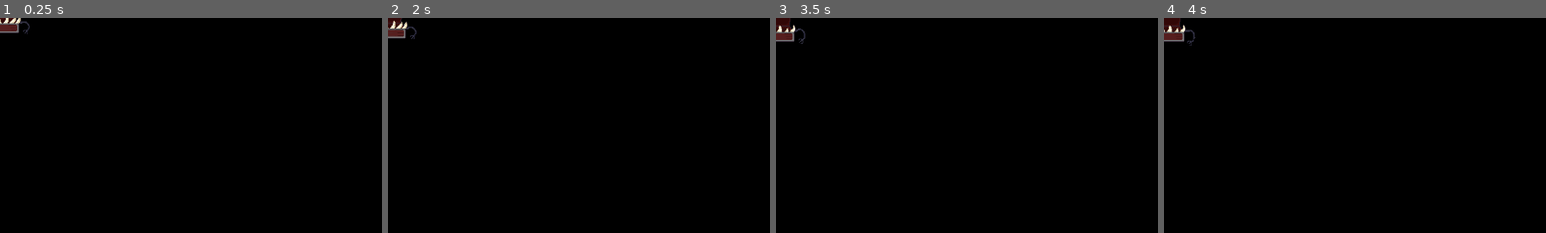
Above: before the commit, frames 1-4 (left to right).
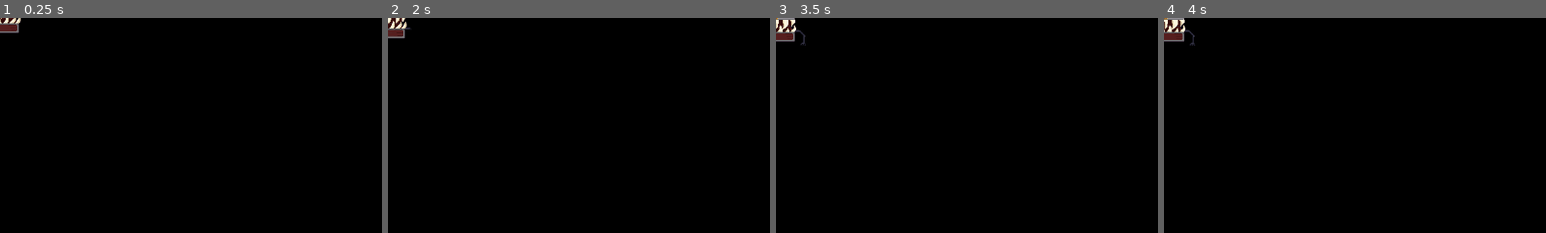
Above: after the commit, the same moments.

Repository: mtab-dev/bulletspeel
Game: Godot game, scene res://scenes/enemies/mimic.tscn
The game is run twice, just before and just after one commit, with the same random seed, the same clock (stepped at 60 frames per second) and the same inputs. This scene is started directly instead of the project's main scene.
Inputs (mouse positions are % of the whole screen's width and height, from its top left):
- Up to frame 1 (0.25 s): no input
- Up to frame 2 (2 s): tap Enter at 0.5 s; move the mouse to (72, 45) at 0.52 s; hold D (right) 0.53-1.25 s; click (72, 45) at 0.67 s; tap Space at 1.25 s; drag from (30, 55) to (45, 70) at 1.27 s
- Up to frame 3 (3.5 s): move the mouse to (60, 28) at 2.02 s; hold D (right) 2.03-2.75 s; drag from (45, 70) to (20, 35) at 2.77 s
- Up to frame 4 (4 s): move the mouse to (80, 65) at 3.52 s; hold A (left) from 3.53 s (still down)
The pictures show only the part of the screen within x 0-50%, y 0-50%; the shares and areas given below are measured in that part.

The runs differ from the first frame. In frame 1, less than 0.1% of the frame differs, in the area x 0-8%, y 0-8%; in frame 2, 0.2%; in frame 3, 0.3%, in the area x 0-8%, y 0-13%; in frame 4, 0.2%.
Error in both runs: Invalid access to property or key 'global_position' on a base object of type 'null instance'. (res://scripts/enemies/mimic/idleState.gd:29)

Commit message:
fix: mimic damage

Diff:
--- a/project.godot
+++ b/project.godot
@@ -23,6 +23,7 @@
 
 [display]
 
+window/size/mode=2
 window/size/resizable=false
 window/stretch/mode="viewport"
 
--- a/scenes/levels/level_one.tscn
+++ b/scenes/levels/level_one.tscn
@@ -1180,7 +1180,7 @@
 shape = SubResource("RectangleShape2D_khe0q")
 
 [node name="slingDetect" type="Area2D" parent="."]
-position = Vector2(-685, -338)
+position = Vector2(604, 387)
 
 [node name="slingTexture" type="AnimatedSprite2D" parent="slingDetect"]
 scale = Vector2(0.8, 0.8)
@@ -1238,7 +1238,7 @@
 position = Vector2(824, -1329)
 
 [node name="player" parent="." instance=ExtResource("1_bvwrk")]
-position = Vector2(-766, -319)
+position = Vector2(678, 417)
 speed = 250
 
 [node name="elevator" parent="." instance=ExtResource("25_uf2ca")]
--- a/scripts/enemies/mimic/chaseState.gd
+++ b/scripts/enemies/mimic/chaseState.gd
@@ -11,6 +11,7 @@
 
 func Enter():
 	player = get_tree().get_first_node_in_group("Player")
+	isInHit = false
 
 func PhysicsUpdate(_delta: float):
 	var direction = player.global_position - enemy.global_position
@@ -23,12 +24,14 @@
 
 
 func _on_hit_box_body_entered(body: Node2D) -> void:
-	isInHit = true
-	texture.play('attack')
+	if body.is_in_group('Player'):
+		isInHit = true
+		texture.play('attack')
 
 
 func _on_hit_box_body_exited(body: Node2D) -> void:
-	isInHit = false
+	if body.is_in_group('Player'):
+		isInHit = false
 
 
 func _on_animation_animation_finished() -> void:
Not shown, changed: export_presets.cfg
